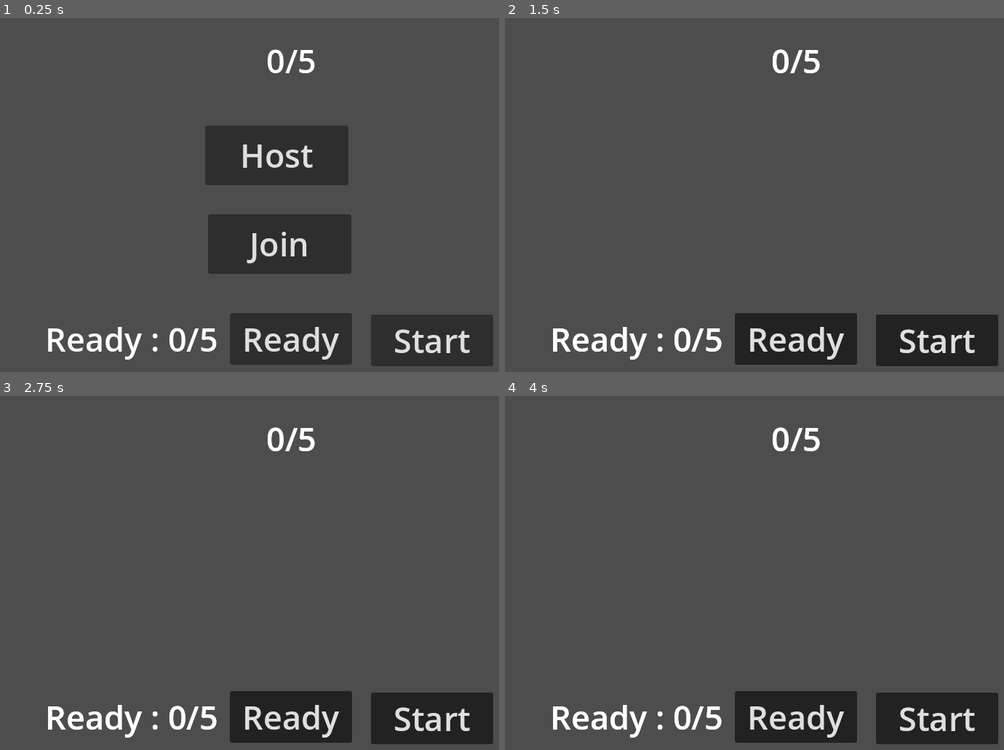
Above: before the commit, frames 1-4 (two rows, left to right).
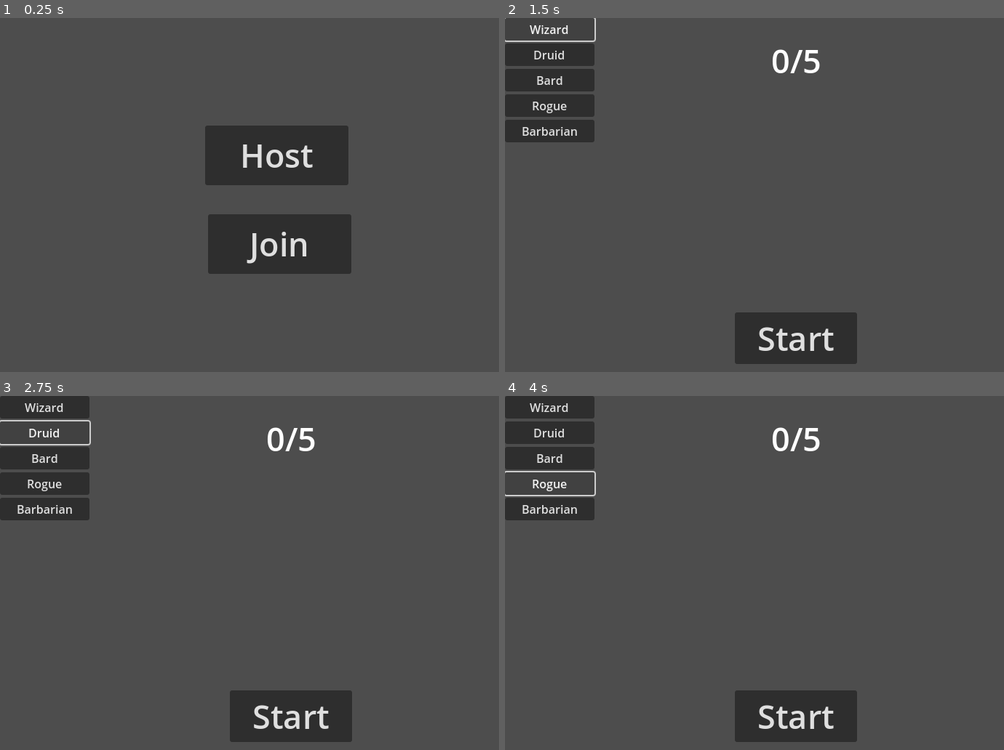
Above: after the commit, the same moments.

Repository: har3nz/MultiplayerDnD
Game: Godot game, scene res://scenes/room.tscn
Two runs of this game, one before a commit and one after it. Both use one fixed random seed, a clock stepped at 60 frames per second and the inputs below. The engine's default icon, where the game draws it, is replaced by a stand-in: a white triangle on a blue panel in a dark square.
Inputs (mouse positions are in pixels of both pictures, inside the frame that each line leads up to):
- Up to frame 1 (0.25 s): no input
- Up to frame 2 (1.5 s): click "Join" at 0.5 s; click (549, 28) at 1.25 s, where only the run after the commit has a clickable "Wizard"
- Up to frame 3 (2.75 s): click (44, 431) at 2 s, where only the run after the commit has a clickable "Druid"
- Up to frame 4 (4 s): click (549, 459) at 2.75 s, where only the run after the commit has a clickable "Bard"; click (549, 484) at 3.5 s, where only the run after the commit has a clickable "Rogue"

The runs differ from the first frame. In frame 1, 8.2% of the frame differs, in the area x 9-99%, y 8-99%; in frame 2, 9.9%; in frame 3, 10%; in frame 4, 10%, in the area x 0-99%, y 0-99%.
Error before the commit: Attempt to call function 'show' in base 'null instance' on a null instance. (res://scripts/waiting_room.gd:13)

Commit message:
scrapped ready system things kind of works now

Diff:
--- a/project.godot
+++ b/project.godot
@@ -20,8 +20,6 @@
 NetworkHandler="*res://scripts/network_handler.gd"
 GlobalMultiplayerSpawner="*res://scripts/multiplayer_spawner.gd"
 GlobalMultiplayer="*res://scripts/global_multiplayer.gd"
-WaitingRoomScene="res://scenes/waiting_room.tscn"
-WaitingRoom="*res://scripts/waiting_room.gd"
 
 [display]
 
--- /dev/null
+++ b/scenes/dungeon.tscn
@@ -0,0 +1,6 @@
+[gd_scene load_steps=2 format=3 uid="uid://c1hklqfsehark"]
+
+[ext_resource type="Script" uid="uid://cculxxuv03dxk" path="res://scripts/dungeon.gd" id="1_6elmv"]
+
+[node name="Dungeon" type="Node2D"]
+script = ExtResource("1_6elmv")
--- a/scenes/network_ui.tscn
+++ b/scenes/network_ui.tscn
@@ -11,6 +11,15 @@
 grow_vertical = 2
 script = ExtResource("1_rqm01")
 
+[node name="Client" type="Button" parent="."]
+layout_mode = 0
+offset_left = 286.0
+offset_top = 270.0
+offset_right = 483.0
+offset_bottom = 352.0
+theme_override_font_sizes/font_size = 45
+text = "Join"
+
 [node name="Server" type="Button" parent="."]
 layout_mode = 0
 offset_left = 282.0
@@ -20,14 +29,5 @@
 theme_override_font_sizes/font_size = 45
 text = "Host"
 
-[node name="Client" type="Button" parent="."]
-layout_mode = 0
-offset_left = 286.0
-offset_top = 270.0
-offset_right = 483.0
-offset_bottom = 352.0
-theme_override_font_sizes/font_size = 45
-text = "Join"
-
+[connection signal="pressed" from="Client" to="." method="_on_client_pressed"]
 [connection signal="pressed" from="Server" to="." method="_on_server_pressed"]
-[connection signal="pressed" from="Client" to="." method="_on_client_pressed"]
--- a/scenes/character_player.tscn
+++ b/scenes/player.tscn
@@ -1,6 +1,6 @@
 [gd_scene load_steps=5 format=3 uid="uid://cua2ooe6bkcdj"]
 
-[ext_resource type="Script" uid="uid://b2nda3efpwc0s" path="res://scripts/character_player.gd" id="1_ewdyn"]
+[ext_resource type="Script" uid="uid://b2nda3efpwc0s" path="res://scripts/player.gd" id="1_ewdyn"]
 [ext_resource type="Texture2D" uid="uid://bnm5f4aj0owqx" path="res://icon.svg" id="2_mc5b1"]
 
 [sub_resource type="RectangleShape2D" id="RectangleShape2D_g2els"]
--- a/scenes/waiting_room.tscn
+++ b/scenes/waiting_room.tscn
@@ -1,29 +1,6 @@
-[gd_scene load_steps=3 format=3 uid="uid://sug35qkwhnu4"]
+[gd_scene load_steps=2 format=3 uid="uid://sug35qkwhnu4"]
 
 [ext_resource type="Script" uid="uid://pnj0itl2ta07" path="res://scripts/waiting_room.gd" id="1_0q7jc"]
-
-[sub_resource type="SceneReplicationConfig" id="SceneReplicationConfig_r4be7"]
-properties/0/path = NodePath("ready:text")
-properties/0/spawn = true
-properties/0/replication_mode = 1
-properties/1/path = NodePath("VBoxContainer/Player:text")
-properties/1/spawn = true
-properties/1/replication_mode = 1
-properties/2/path = NodePath("VBoxContainer/Player2:text")
-properties/2/spawn = true
-properties/2/replication_mode = 1
-properties/3/path = NodePath("VBoxContainer/Player3:text")
-properties/3/spawn = true
-properties/3/replication_mode = 1
-properties/4/path = NodePath("VBoxContainer/Player4:text")
-properties/4/spawn = true
-properties/4/replication_mode = 1
-properties/5/path = NodePath("VBoxContainer/Player5:text")
-properties/5/spawn = true
-properties/5/replication_mode = 1
-properties/6/path = NodePath("plr_count:text")
-properties/6/spawn = true
-properties/6/replication_mode = 1
 
 [node name="waiting_room" type="Control"]
 layout_mode = 3
@@ -43,32 +20,14 @@
 theme_override_font_sizes/font_size = 45
 text = "0/5"
 
-[node name="ready" type="Button" parent="."]
+[node name="Start" type="Button" parent="."]
 layout_mode = 0
 offset_left = 316.0
-offset_top = 405.835
+offset_top = 405.0
 offset_right = 484.0
-offset_bottom = 476.83517
-theme_override_font_sizes/font_size = 45
-text = "Ready"
-
-[node name="Start" type="Button" parent="."]
-layout_mode = 0
-offset_left = 510.0
-offset_top = 408.0
-offset_right = 678.0
-offset_bottom = 479.00018
+offset_bottom = 476.00018
 theme_override_font_sizes/font_size = 45
 text = "Start"
-
-[node name="ready_count" type="Label" parent="."]
-layout_mode = 0
-offset_left = 62.0
-offset_top = 410.0
-offset_right = 300.0
-offset_bottom = 473.0001
-theme_override_font_sizes/font_size = 45
-text = "Ready : 0/5"
 
 [node name="VBoxContainer" type="VBoxContainer" parent="."]
 layout_mode = 0
@@ -97,8 +56,36 @@
 layout_mode = 2
 theme_override_font_sizes/font_size = 35
 
-[node name="MultiplayerSynchronizer" type="MultiplayerSynchronizer" parent="."]
-replication_config = SubResource("SceneReplicationConfig_r4be7")
+[node name="VBoxContainer2" type="VBoxContainer" parent="."]
+layout_mode = 0
+offset_right = 123.0
+offset_bottom = 211.0
 
-[connection signal="pressed" from="ready" to="." method="_on_ready_pressed"]
+[node name="wizard" type="Button" parent="VBoxContainer2"]
+layout_mode = 2
+text = "Wizard"
+
+[node name="druid" type="Button" parent="VBoxContainer2"]
+layout_mode = 2
+text = "Druid
+"
+
+[node name="bard" type="Button" parent="VBoxContainer2"]
+layout_mode = 2
+text = "Bard"
+
+[node name="rogue" type="Button" parent="VBoxContainer2"]
+layout_mode = 2
+text = "Rogue"
+
+[node name="barbarian" type="Button" parent="VBoxContainer2"]
+layout_mode = 2
+text = "Barbarian
+"
+
 [connection signal="pressed" from="Start" to="." method="_on_start_pressed"]
+[connection signal="pressed" from="VBoxContainer2/wizard" to="." method="_on_wizard_pressed"]
+[connection signal="pressed" from="VBoxContainer2/druid" to="." method="_on_druid_pressed"]
+[connection signal="pressed" from="VBoxContainer2/bard" to="." method="_on_bard_pressed"]
+[connection signal="pressed" from="VBoxContainer2/rogue" to="." method="_on_rogue_pressed"]
+[connection signal="pressed" from="VBoxContainer2/barbarian" to="." method="_on_barbarian_pressed"]
--- /dev/null
+++ b/scripts/dungeon.gd
@@ -0,0 +1,31 @@
+extends Node2D
+
+@export var _dimensions: Vector2i = Vector2i(7, 5)
+@export var _start: Vector2i = Vector2i(0,3)
+
+var dungeon: Array
+
+func _ready() -> void:
+    _init_dungeon()
+    _print_dungeon()
+
+func _init_dungeon() -> void:
+    for x in _dimensions.x:
+        dungeon.append([])
+        for y in _dimensions.y:
+            dungeon[x].append(0)
+
+func _place_entrance() -> void:
+    if _start.x < 0 or _start.x >= _dimensions.x:
+        _start.x = randi_range(0, _dimensions.x - 1)
+    if _start.y < 0 or _start.y >= _dimensions.y:
+        _start.y = randi_range(0, _dimensions.y - 1)
+    dungeon[_start.x][_start.y] = "S"
+
+func _print_dungeon() -> void:
+    var dungeon_as_string: String = ""
+    for y in range(_dimensions.x):
+        for x in _dimensions.x:
+            dungeon_as_string += "[" + str(dungeon[x][y]) + "]"
+        dungeon_as_string += "\n"
+    print(dungeon_as_string)
--- a/scripts/multiplayer_spawner.gd
+++ b/scripts/multiplayer_spawner.gd
@@ -1,8 +1,6 @@
 extends MultiplayerSpawner
 
-@export var network_player: PackedScene = preload("res://scenes/character_player.tscn")
-
-
+@export var network_player: PackedScene = preload("res://scenes/player.tscn")
 
 func spawn_player(id: int) -> void:
 	if !multiplayer.is_server(): return
@@ -11,4 +9,4 @@
 	player.name = str(id)
 
 
-	get_tree().call_deferred("add_child", player)
+	get_tree().get_root().call_deferred("add_child", player)
--- a/scripts/network_ui.gd
+++ b/scripts/network_ui.gd
@@ -1,5 +1,5 @@
 extends Control
-
+var chosen_class = ""
 
 func _on_client_pressed() -> void:
 	get_tree().change_scene_to_file("res://scenes/waiting_room.tscn")
--- a/scripts/waiting_room.gd
+++ b/scripts/waiting_room.gd
@@ -1,11 +1,10 @@
 extends Control
 
 @onready var plr_count = $plr_count
-@onready var ready_count = $ready_count
 @onready var plr_list = $VBoxContainer
 @onready var start_button = $Start
 var player_labels: Array = []
-
+var current: int = 0
 var players: Array = []
 
 func _ready() -> void:
@@ -28,10 +27,7 @@
 	var plr_name = "Player " + str(id)
 	players.append(plr_name)
 	rpc("update_player_list", players)
-	rpc("sync_ready_count")
 
-func _on_ready_pressed() -> void:
-	rpc("increase_ready_count")
 
 @rpc("any_peer", "call_local", "reliable")
 func update_player_list(new_players: Array) -> void:
@@ -45,16 +41,33 @@
 		else:
 			player_labels[i].visible = false
 
-@rpc("authority", "call_remote", "reliable")
-func increase_ready_count() -> void:
-	var current = int(ready_count.text.split(":")[1].split("/")[0].strip())
-	current += 1
-	ready_count.text = "Ready : %d/%d" % [current, players.size()]
-	rpc("sync_ready_count", current)
-
-@rpc("any_peer", "call_local", "reliable")
-func sync_ready_count(current_value: int) -> void:
-	ready_count.text = "Ready : %d/%d" % [current_value, players.size()]
 
 func _on_start_pressed() -> void:
 	GlobalMultiplayer.start_game()
+
+
+func _on_barbarian_pressed() -> void:
+	send_class_to_server.rpc("barbarian")
+
+func _on_rogue_pressed() -> void:
+	send_class_to_server.rpc("rogue")
+
+func _on_bard_pressed() -> void:
+	send_class_to_server.rpc("bard")
+
+func _on_druid_pressed() -> void:
+	send_class_to_server.rpc("druid")
+
+func _on_wizard_pressed() -> void:
+	send_class_to_server.rpc("wizard")
+
+var player_data = {}
+
+@rpc("any_peer", "call_remote", "reliable")
+func send_class_to_server(_class_name: String):
+	if multiplayer.is_server():
+		var id = multiplayer.get_remote_sender_id()
+		multiplayer.set_peer_meta(id, "Class", _class_name)
+		for _id in multiplayer.get_peers():
+			var player_class = multiplayer.get_peer_meta(_id, "Class")
+			print("Player %d is %s" % [_id, str(player_class)])
--- a/scripts/world.gd
+++ b/scripts/world.gd
@@ -2,7 +2,6 @@
 
 func _ready():
 	if multiplayer.is_server():
-		for plr_name in WaitingRoom.players:
-			var id = int(plr_name.replace("Player ", ""))
-			GlobalMultiplayerSpawner.network_player = preload("res://scenes/character_player.tscn")
-			GlobalMultiplayerSpawner.init(id)
+		for id in multiplayer.get_peers():
+			print(id)
+			$MultiplayerSpawner.spawn_player(id)
Not shown, added: scripts/dungeon.gd.uid
Renamed: scripts/character_player.gd -> scripts/player.gd
Renamed: scripts/character_player.gd.uid -> scripts/player.gd.uid
